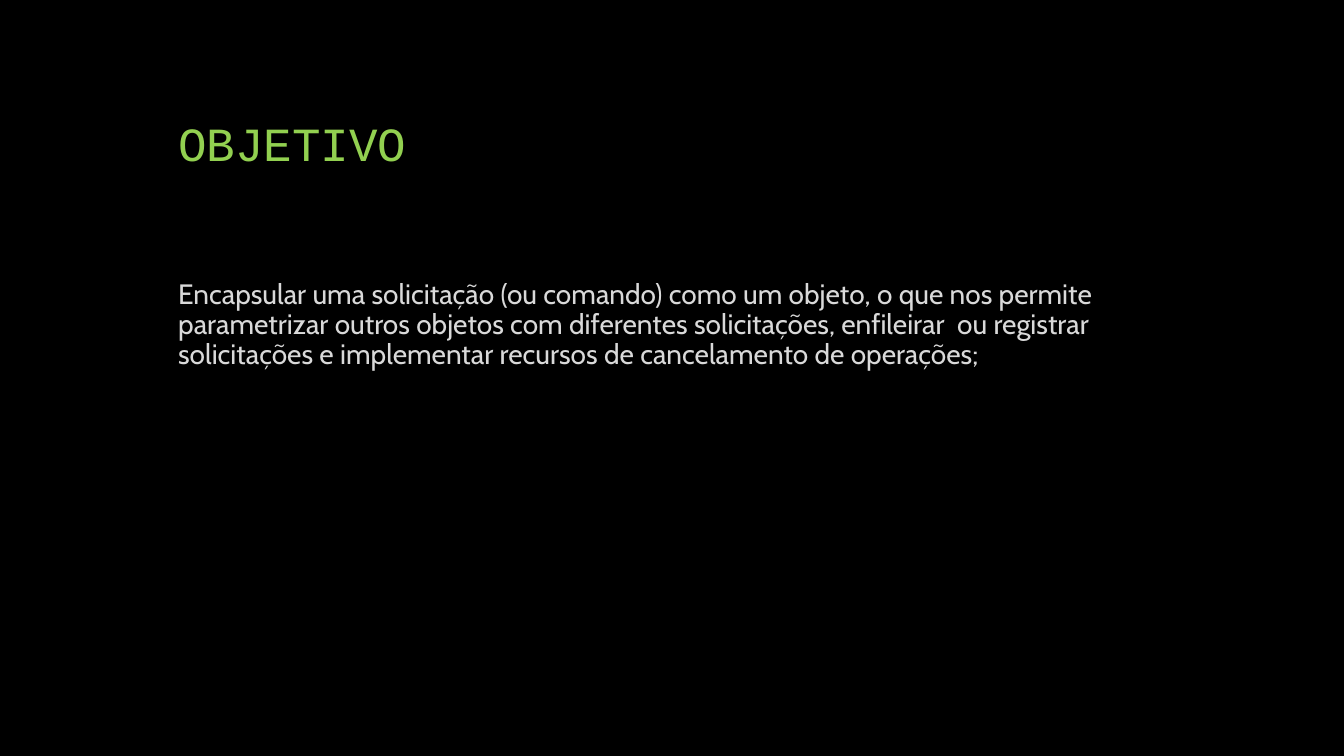
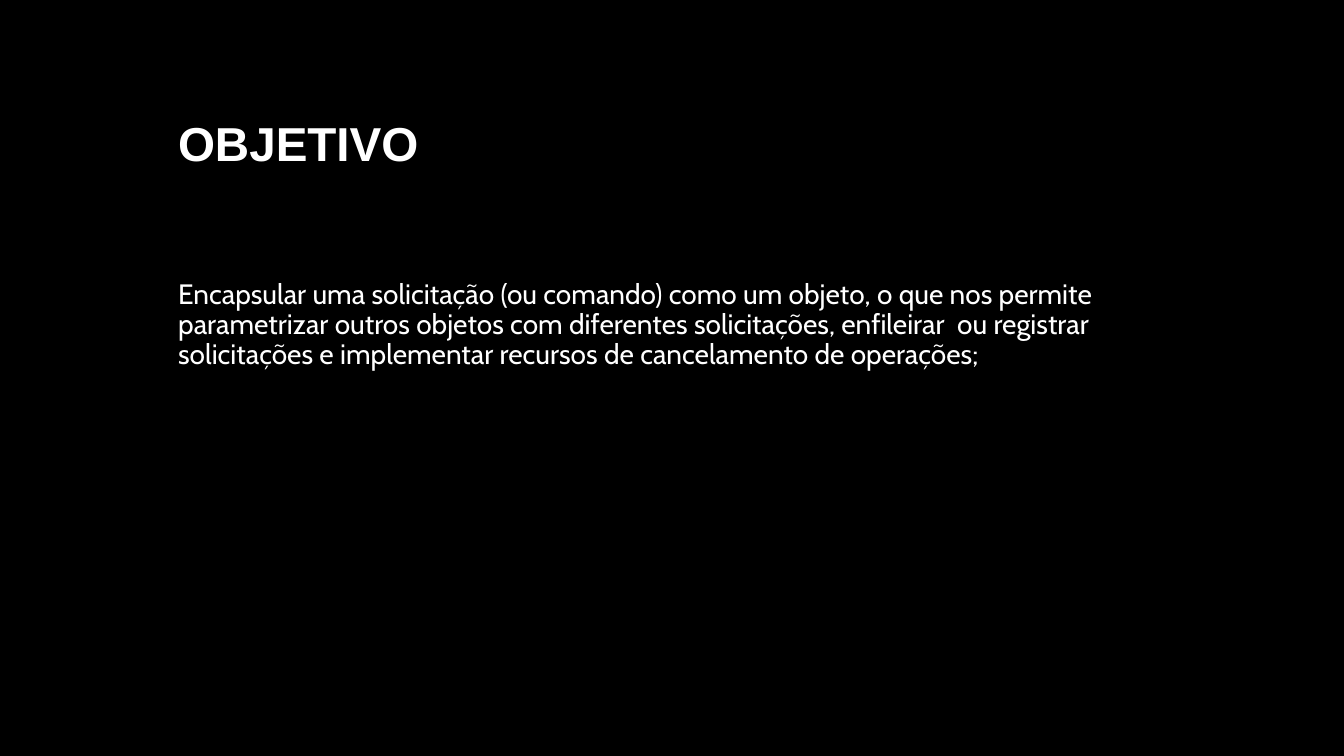
Before and after one commit to gabsoares/5by5-ApresentacaoDPCommand, a slide deck: slide 2 of DesignPatternCommand/Slide/ApresentacaoCommand.pptx. Drawn at 1344x756 pixels with LibreOffice and Linux fonts; fonts in the diff are those of the drawing. Boxes give left, top, right and bottom in pixels: in the first picture for what was removed or moved away, otherwise in the second. Text is boxed around its words. In the diff, an @@ line names an element or a change of style, - is before the commit and + after.

```diff
--- a/DesignPatternCommand/Slide/ApresentacaoCommand.pptx
+++ b/DesignPatternCommand/Slide/ApresentacaoCommand.pptx
@@ title "OBJETIVO" at (178, 127, 418, 162): font Courier New to Arial, text colour #92D050 to #FFFFFF, bold on @@
@@ text "Encapsular uma solicitação (ou comando) ..." at (178, 283, 1092, 371): text colour #D9D9D9 to #FFFFFF @@
```
Also in this commit, not shown: 7 other slides changed.
